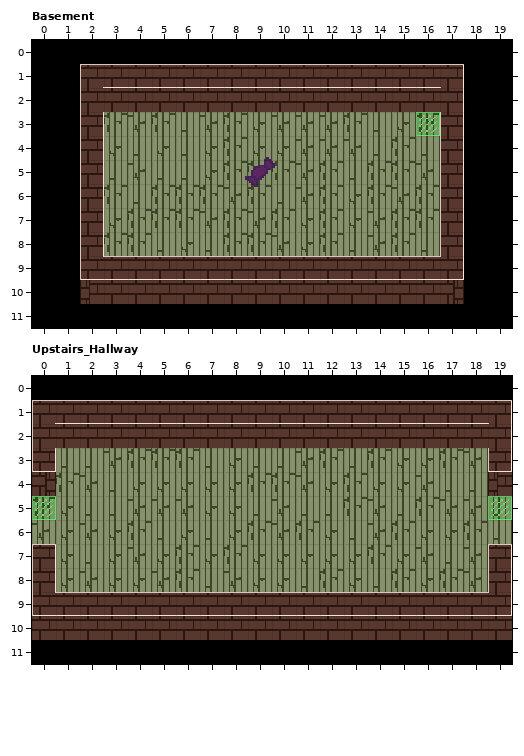
Two states of a LDtk project, world.ldtk. Above, as it was before the edit.
Cells are 16x16 px. Shown: Basement x 0..19, y 0..11; Upstairs_Hallway x 0..19, y 0..11. The commit also changed other parts of the map, which this record leaves out.
Now the later version:
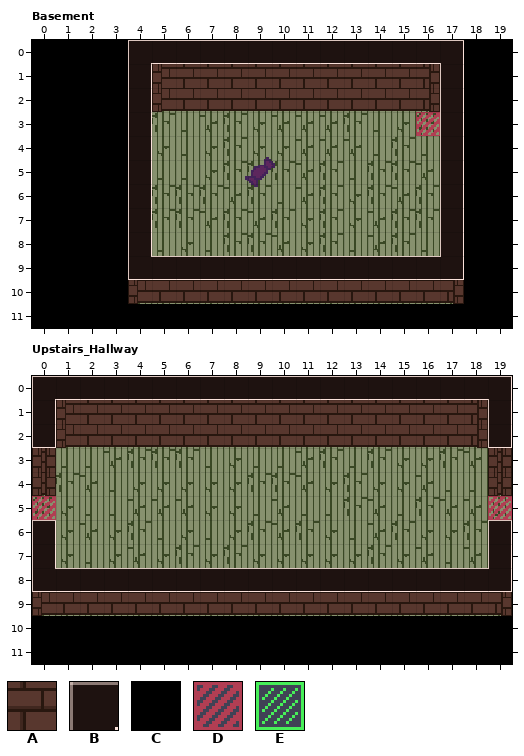
Key: from "Collisions": A 1 "walls", B 2 "wall_tops"; from "TopDown_by_deepnight2": C 19, D 119, E 120.
_ is an empty cell, . an unchanged one.
Objects are placed by their top-left corner, in cells (3,4 is the top-left corner of cell 3,4); size is 1x1 cell unless given.
Edits made:
--- layer "Custom_floor", Basement
@@ x 2..3 @@
- 1 __
- 2 __
- 3 __
- 4 __
- 5 __
- 6 __
- 7 __
- 8 __
- 9 __
-10 __
+ 1 CC
+ 2 CC
+ 3 CC
+ 4 CC
+ 5 CC
+ 6 CC
+ 7 CC
+ 8 CC
+ 9 CC
+10 CC
--- layer "Collisions", Basement
@@ x 2..17 @@
- 0 ..______________
- 1 AAA............A
- 2 AAA............A
- 3 A._............A
- 4 A._............A
- 5 A._............A
- 6 A._............A
- 7 A._............A
- 8 A._............A
- 9 AAAAAAAAAAAAAAAA
-10 AA..............
+ 0 ..BBBBBBBBBBBBBB
+ 1 __B............B
+ 2 __B............B
+ 3 _.B............B
+ 4 _.B............B
+ 5 _.B............B
+ 6 _.B............B
+ 7 _.B............B
+ 8 _.B............B
+ 9 __BBBBBBBBBBBBBB
+10 __..............
--- layer "Entities", Basement
-E "Door" at 16,3
+D "Door" at 16,3
--- layer "Custom_floor", Upstairs_Hallway
@@ x 0..19 @@
-10 ____________________
+10 CCCCCCCCCCCCCCCCCCCC
--- layer "Collisions", Upstairs_Hallway
@@ x 0..19 @@
- 0 ____________________
- 1 A..................A
- 2 A..................A
+ 0 BBBBBBBBBBBBBBBBBBBB
+ 1 B..................B
+ 2 B..................B
@@ x 0..19 @@
- 6 _.................._
- 7 A..................A
- 8 A__________________A
+ 6 B..................B
+ 7 B..................B
+ 8 BBBBBBBBBBBBBBBBBBBB
@@ x 0..19 @@
-10 AAAAAAAAAAAAAAAAAAAA
+10 ____________________
--- layer "Entities", Upstairs_Hallway
-E "Door" at 0,5
+D "Door" at 0,5
-E "Door" at 19,5
+D "Door" at 19,5
